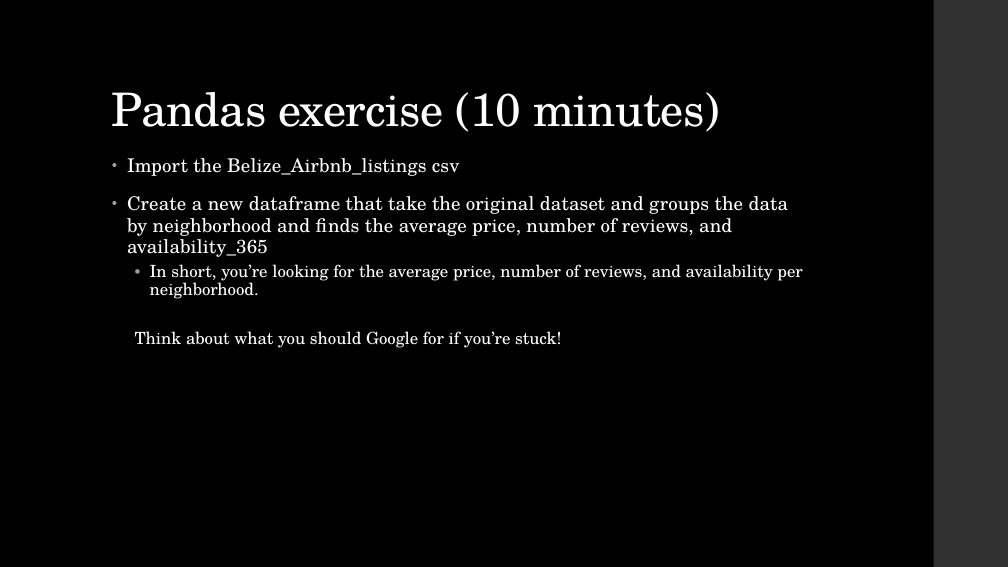
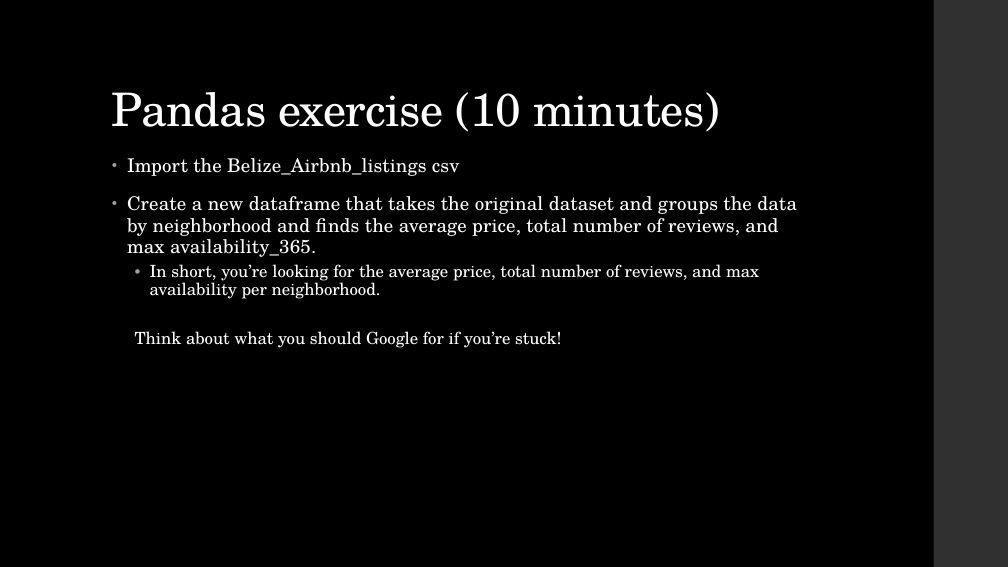
Before and after one commit to LaunchCoderGirlSTL/Data-Science-Assignments, a slide deck: slide 15 of course_material/week_04/week_04_presentation.pptx. Drawn at 1008x567 pixels with LibreOffice and Linux fonts; fonts in the diff are those of the drawing. Boxes give left, top, right and bottom in pixels: in the first picture for what was removed or moved away, otherwise in the second. Text is boxed around its words. In the diff, an @@ line names an element or a change of style, - is before the commit and + after.

```diff
--- a/course_material/week_04/week_04_presentation.pptx
+++ b/course_material/week_04/week_04_presentation.pptx
@@ text at <box>127,196,797,299</box>: text changed @@
-• Create a new dataframe that take the original dataset and groups the data by neighborhood and finds the average price, number of reviews, and availability_365
-  • In short, you’re looking for the average price, number of reviews, and availability per neighborhood.
+• Create a new dataframe that takes the original dataset and groups the data by neighborhood and finds the average price, total number of reviews, and max availability_365.
+  • In short, you’re looking for the average price, total number of reviews, and max availability per neighborhood.
```
Also in this commit, not shown: 3 other files.
